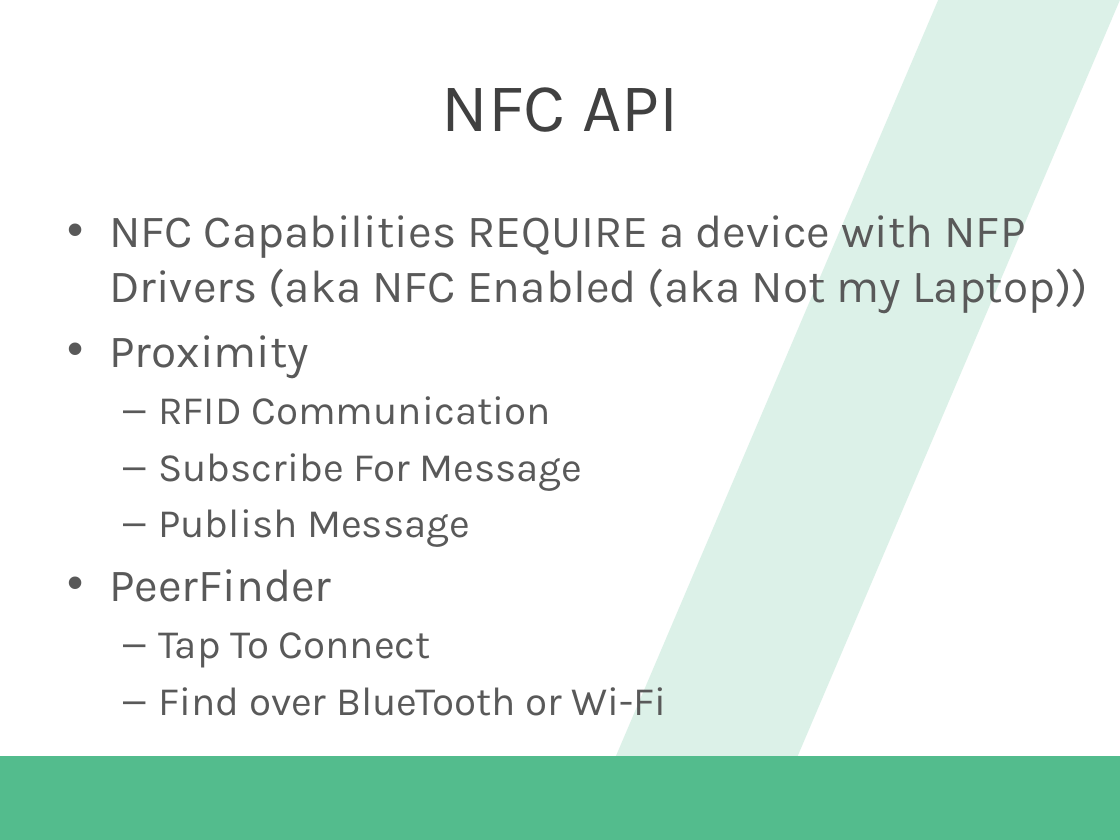
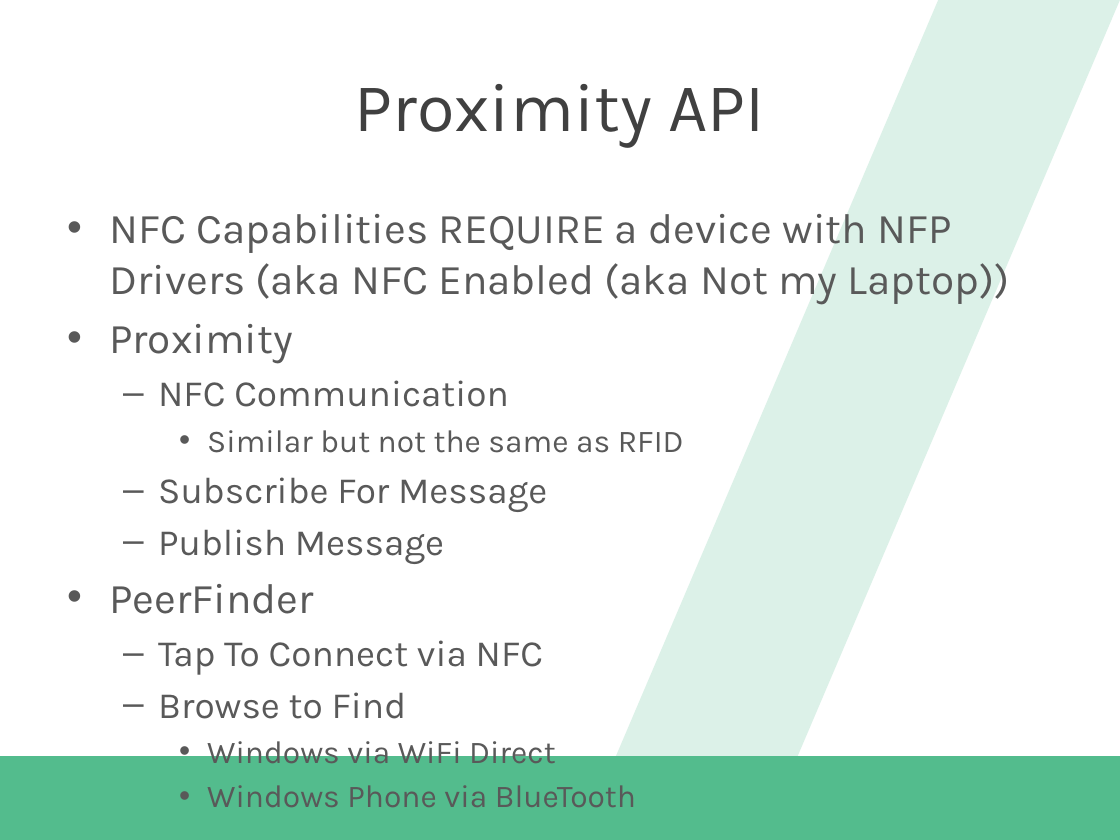
Before and after one commit to dannydwarren/WindowsLocationAndProximity, a slide deck: slide 7 of Master Windows 8.1 Location and Proximity Capabilities.pptx. Drawn at 1120x840 pixels with LibreOffice and Linux fonts; fonts in the diff are those of the drawing; background and template pictures are left out. Boxes give left, top, right and bottom in pixels: in the first picture for what was removed or moved away, otherwise in the second. Text is boxed around its words. In the diff, an @@ line names an element or a change of style, - is before the commit and + after.

```diff
--- a/Master Windows 8.1 Location and Proximity Capabilities.pptx
+++ b/Master Windows 8.1 Location and Proximity Capabilities.pptx
@@ title at (355,84,764,147): text changed @@
-NFC API
+Proximity API
@@ text at (109,214,1009,614): size 29.6 to 27.2 pt in "NFC Capabilities REQUIRE a device with NFP ...", "Proximity", "PeerFinder"; size 25.9 to 23.8 pt in "Subscribe For Message", "Publish Message" @@
@@ text at (158,380,684,453): text changed; size 25.9 to 20.4 pt @@
-  – RFID Communication
+  – NFC Communication
+    • Similar but not the same as RFID
@@ text at (158,640,555,771): text changed; size 25.9 to 20.4 pt @@
-  – Tap To Connect
-  – Find over BlueTooth or Wi-Fi
+  – Tap To Connect via NFC
+  – Browse to Find
+    • Windows via WiFi Direct
+    • Windows Phone via BlueTooth
```
Also in this commit, not shown: 3 other slides changed.
